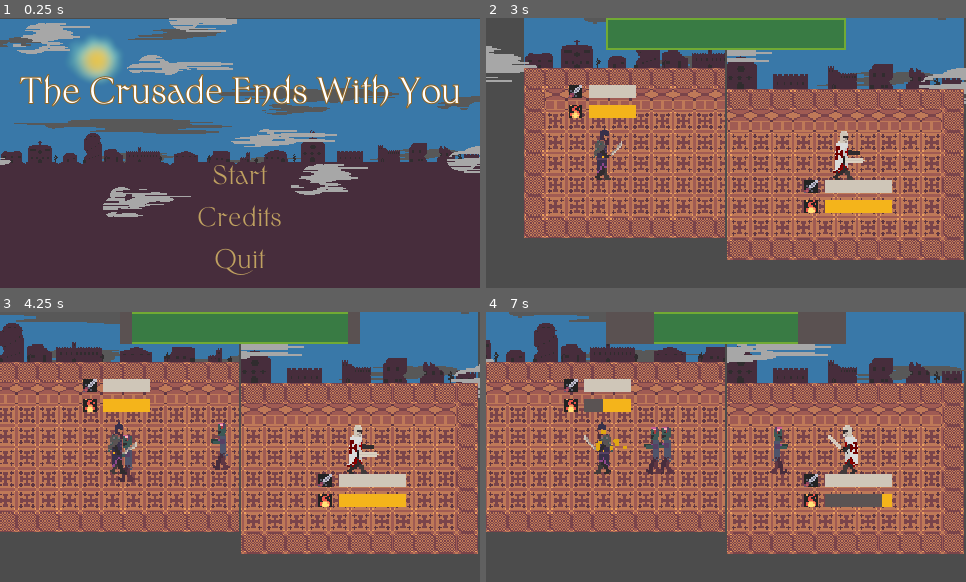
Above: before the commit, frames 1-4 (two rows, left to right).
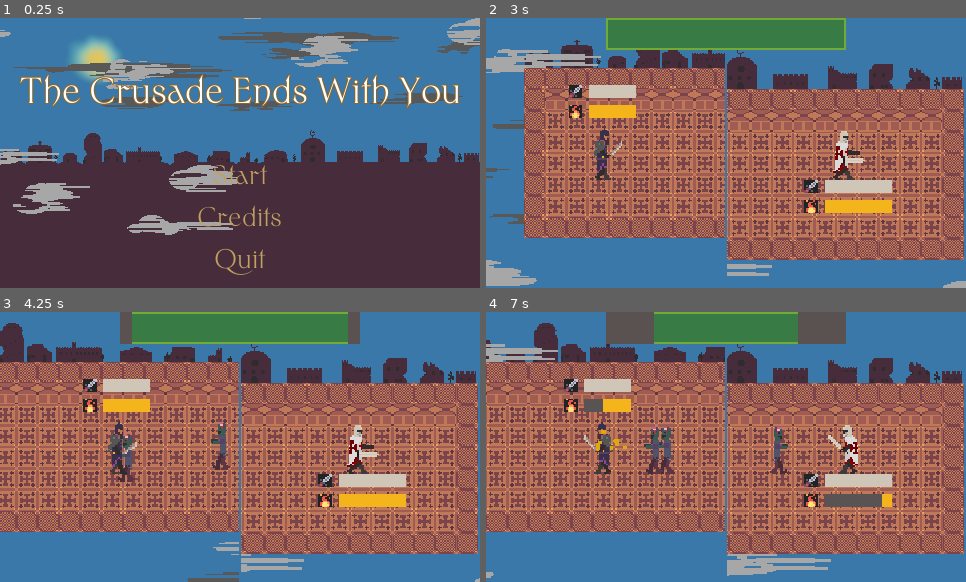
Above: after the commit, the same moments.

Repository: imav97/GMTK2021
Game: Godot game, scene res://Root.tscn
The game is run twice, just before and just after one commit, with the same random seed, the same clock (stepped at 60 frames per second) and the same inputs.
Inputs (mouse positions are in pixels of both pictures, inside the frame that each line leads up to):
- Up to frame 1 (0.25 s): no input
- Up to frame 2 (3 s): click "Start" at 0.5 s; click "CONTINUE" at 1.25 s; click "CONTINUE" at 2 s; click "CONTINUE" at 2.75 s
- Up to frame 3 (4.25 s): move the mouse to (345, 433) at 3.52 s; press the mouse at (345, 433) at 3.53 s; hold D (right) from 3.53 s (still down)
- Up to frame 4 (7 s): release D (right) at 4.25 s; release the mouse at (831, 433) at 4.25 s; drag from (630, 460) to (702, 501) at 4.27 s; move the mouse to (774, 387) at 5.02 s; hold D (right) 5.03-5.75 s; hold Space (simple_attack) 5.03-5.75 s; drag from (702, 501) to (582, 406) at 5.77 s; move the mouse to (870, 487) at 6.52 s; hold A (left) from 6.53 s (still down); hold Shift (mana_attack) from 6.53 s (still down)

The runs differ from the first frame. In frame 1, 16% of the frame differs, in the area x 0-100%, y 0-81%; in frame 2, 22%, in the area x 0-100%, y 0-100%; in frame 3, 17%; in frame 4, 18%.

Commit message:
Better Enviroment

Diff:
--- a/gmtk2021/DynamicClouds.tscn
+++ b/gmtk2021/DynamicClouds.tscn
@@ -44,6 +44,7 @@
 texture = ExtResource( 5 )
 
 [node name="BackgroundClouds" type="Node2D" parent="."]
+position = Vector2( 0, 232 )
 z_index = -3
 script = ExtResource( 2 )
 speed = 5
@@ -57,6 +58,7 @@
 texture = ExtResource( 1 )
 
 [node name="BackgroundClouds2" type="Node2D" parent="."]
+position = Vector2( 0, 160 )
 z_index = -1
 script = ExtResource( 2 )
 speed = 11
--- a/gmtk2021/Main.tscn
+++ b/gmtk2021/Main.tscn
@@ -68,9 +68,8 @@
 
 [node name="TextureProgress" type="TextureProgress" parent="CanvasLayer/Control/CenterContainer"]
 margin_left = 120.0
-margin_top = 8.0
 margin_right = 360.0
-margin_bottom = 40.0
+margin_bottom = 32.0
 size_flags_horizontal = 3
 size_flags_vertical = 3
 texture_under = ExtResource( 1 )
--- a/gmtk2021/Maps/Main0.tscn
+++ b/gmtk2021/Maps/Main0.tscn
@@ -33,3 +33,7 @@
 zoom = Vector2( 0.75, 0.75 )
 
 [node name="0" parent="Viewports/MouseChar/Viewport" index="1" instance=ExtResource( 1 )]
+
+[node name="TextureProgress" parent="CanvasLayer/Control/CenterContainer" index="0"]
+margin_top = 0.0
+margin_bottom = 32.0
--- a/gmtk2021/Maps/Main1.tscn
+++ b/gmtk2021/Maps/Main1.tscn
@@ -81,3 +81,7 @@
 [node name="1" parent="Viewports/MouseChar/Viewport" index="1" instance=ExtResource( 1 )]
 tile_set = SubResource( 3 )
 tile_data = PoolIntArray( 0, 1, 0, 1, 1, 0, 2, 1, 0, 3, 1, 0, 4, 1, 0, 5, 1, 0, 6, 1, 0, 7, 1, 0, 8, 1, 0, 9, 1, 0, 10, …(6917 unchanged characters)…
+
+[node name="TextureProgress" parent="CanvasLayer/Control/CenterContainer" index="0"]
+margin_top = 0.0
+margin_bottom = 32.0
--- a/gmtk2021/Maps/Main2.tscn
+++ b/gmtk2021/Maps/Main2.tscn
@@ -12,3 +12,7 @@
 [node name="2" parent="Viewports/KeyboardChar/Viewport" index="1" instance=ExtResource( 3 )]
 
 [node name="2" parent="Viewports/MouseChar/Viewport" index="1" instance=ExtResource( 2 )]
+
+[node name="TextureProgress" parent="CanvasLayer/Control/CenterContainer" index="0"]
+margin_top = 0.0
+margin_bottom = 32.0
--- a/gmtk2021/project.godot
+++ b/gmtk2021/project.godot
@@ -10,7 +10,6 @@
 
 _global_script_classes=[  ]
 _global_script_class_icons={
-
 }
 
 [application]
@@ -91,4 +90,5 @@
 quality/driver/driver_name="GLES2"
 vram_compression/import_etc=true
 vram_compression/import_etc2=false
+environment/default_clear_color=Color( 0.223529, 0.470588, 0.658824, 1 )
 environment/default_environment="res://default_env.tres"
